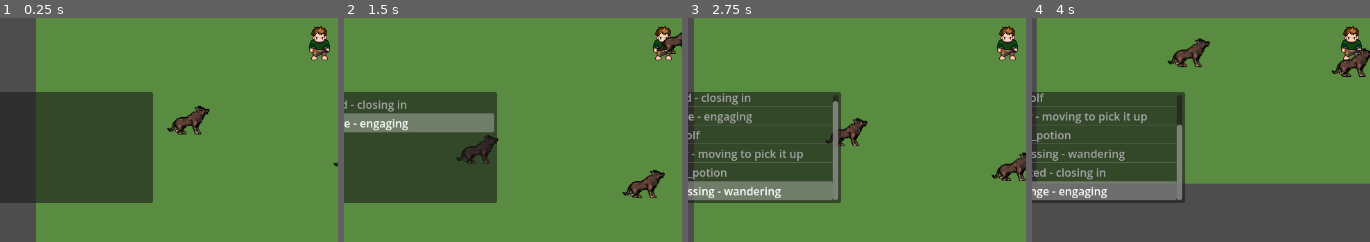
Above: before the commit, frames 1-4 (left to right).
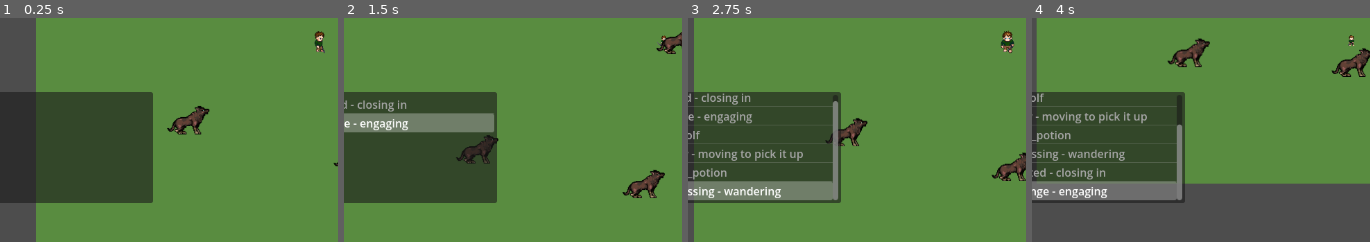
Above: after the commit, the same moments.

Repository: HexaLoid/ai-world-spectator
Game: Godot game, scene res://scenes/Main.tscn
Same seed, same stepped clock (60 frames per second), same inputs: the game is played once before the commit and once after it.
Inputs:
- Up to frame 1 (0.25 s): no input
- Up to frame 2 (1.5 s): click "1x" at 0.5 s; click "2x" at 1.25 s
- Up to frame 3 (2.75 s): click "4x" at 2 s
- Up to frame 4 (4 s): click "Recenter" at 2.75 s; click "1x" at 3.5 s
The pictures show only the part of the screen within x 11-61%, y 45-95%; the shares and areas given below are measured in that part.

The runs differ from the first frame. In frame 1, 0.7% of the frame differs, in the area x 91-98%, y 3-19%; in frame 2, 0.5%; in frame 3, 0.7%; in frame 4, 0.7%.

Commit message:
Drive Character's sprite animation from FSM state and facing
Co-Authored-By: Claude Sonnet 5 <noreply@anthropic.com>

Diff:
--- a/scripts/entities/character.gd
+++ b/scripts/entities/character.gd
@@ -8,6 +8,8 @@
 const RESPAWN_DELAY_S := 2.0
 const RESPAWN_POSITION := Vector2(0, 0)
 const HP_REGEN_PER_SECOND := 3.0
+const TARGET_SPRITE_SIZE := 40.0
+const ATTACK_ANIM_DURATION_MS := 400.0
 
 @export var max_hp: int = 60
 @export var hp: int = 60
@@ -25,6 +27,8 @@
 var is_dead: bool = false
 var game_time_ms: float = 0.0
 var hp_regen_accumulator: float = 0.0
+@onready var sprite: AnimatedSprite2D = $AnimatedSprite2D
+var attack_anim_until_ms: float = 0.0
 
 func _ready() -> void:
 	rng.randomize()
@@ -43,6 +47,34 @@
 		GameState.log_event(decision["reason"])
 		GameState.emit_signal("character_state_changed", current_state)
 	_act(delta, context)
+
+func _facing_from_velocity(vel: Vector2) -> String:
+	if vel.length() < 1.0:
+		return "down"
+	if abs(vel.x) > abs(vel.y):
+		return "right" if vel.x > 0.0 else "left"
+	return "down" if vel.y > 0.0 else "up"
+
+func _play_animation(base: String, facing: String) -> void:
+	if sprite.sprite_frames == null:
+		return
+	var anim_name := base + "_" + facing
+	var mirrored := false
+	if not sprite.sprite_frames.has_animation(anim_name):
+		var fallback := base + "_right"
+		if not sprite.sprite_frames.has_animation(fallback):
+			return
+		anim_name = fallback
+		mirrored = facing == "left"
+	sprite.flip_h = mirrored
+	if sprite.animation != anim_name or not sprite.is_playing():
+		sprite.play(anim_name)
+	var first_frame := sprite.sprite_frames.get_frame_texture(anim_name, 0)
+	if first_frame:
+		var native_size: Vector2 = first_frame.get_size()
+		if native_size.x > 0.0 and native_size.y > 0.0:
+			var s: float = TARGET_SPRITE_SIZE / max(native_size.x, native_size.y)
+			sprite.scale = Vector2(s, s)
 
 func _build_context() -> Dictionary:
 	var nearest_hostile := _find_nearest_in_group("enemies")
@@ -112,6 +144,20 @@
 				wander_target = global_position + Vector2(rng.randf_range(-100, 100), rng.randf_range(-100, 100))
 			velocity = (wander_target - global_position).normalized() * MOVE_SPEED * 0.5
 			move_and_slide()
+	var facing := _facing_from_velocity(velocity)
+	var base_anim := "idle"
+	match current_state:
+		"wander", "loot":
+			base_anim = "walk"
+		"chase", "flee":
+			base_anim = "run"
+		"combat":
+			base_anim = "idle"
+		"rest":
+			base_anim = "idle"
+	if game_time_ms < attack_anim_until_ms:
+		base_anim = "slash"
+	_play_animation(base_anim, facing)
 
 func _attack_nearest_hostile() -> void:
 	var now := int(game_time_ms)
@@ -123,6 +169,7 @@
 	last_attack_time_ms = now
 	var damage := CombatSystem.roll_damage(attack_damage_min, attack_damage_max, rng)
 	hostile.take_damage(damage)
+	attack_anim_until_ms = game_time_ms + ATTACK_ANIM_DURATION_MS
 
 func take_damage(amount: int) -> void:
 	if is_dead:
